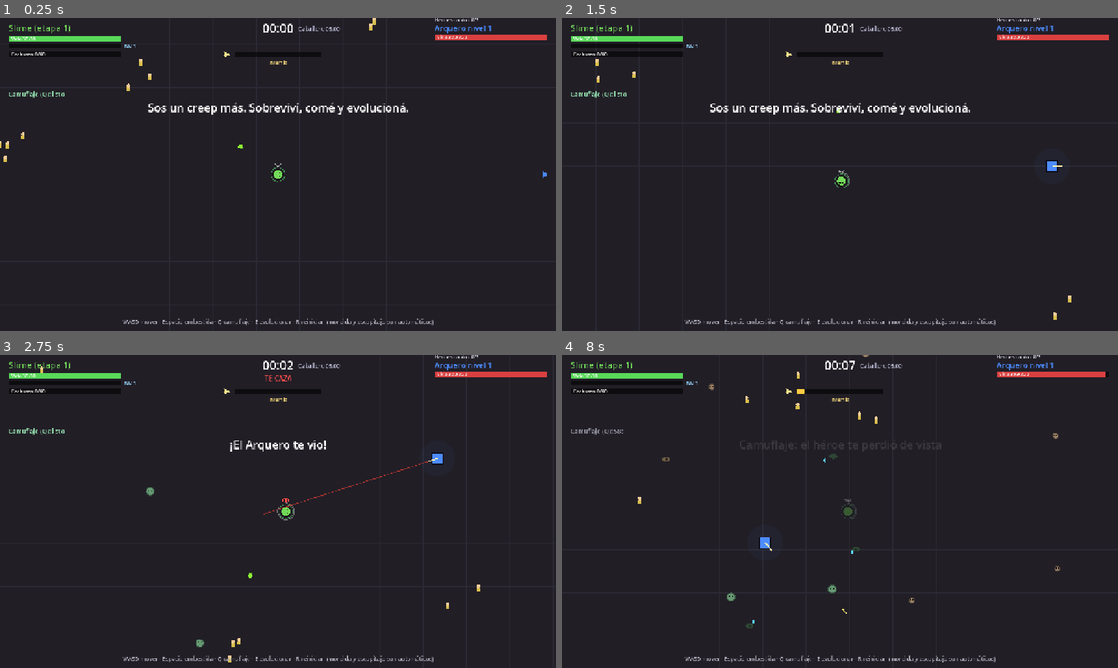
Above: before the commit, frames 1-4 (two rows, left to right).
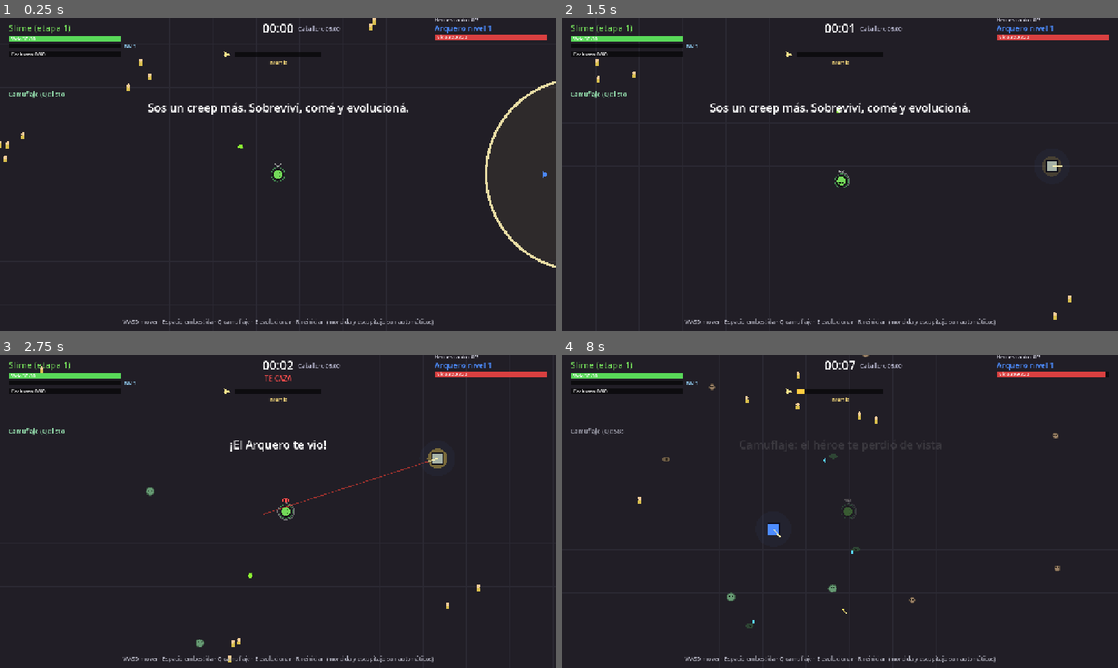
Above: after the commit, the same moments.

Repository: FedeOsorio/survive-the-hero
Game: Godot game, scene res://scenes/main.tscn
Same seed, same stepped clock (60 frames per second), same inputs: the game is played once before the commit and once after it.
Inputs (mouse positions are in pixels of both pictures, inside the frame that each line leads up to):
- Up to frame 1 (0.25 s): no input
- Up to frame 2 (1.5 s): move the mouse to (962, 158) at 0.52 s; hold D (move_right) 0.53-1.28 s; tap Space (dash) at 0.6, 1.35 s; click (962, 158) at 0.67 s; move the mouse to (728, 190) at 1.27 s; hold S (move_down) from 1.28 s (still down)
- Up to frame 3 (2.75 s): move the mouse to (333, 442) at 2.02 s; release S (move_down) at 2.03 s; hold D (move_right) from 2.03 s (still down); tap E (evolve) at 2.1 s; tap Space (dash) at 2.3 s
- Up to frame 4 (8 s): move the mouse to (812, 574) at 2.77 s; release D (move_right) at 2.78 s; hold W (move_up) 2.78-3.53 s; tap 1 (pick_1) at 2.85 s; click (812, 574) at 2.92 s; tap Space (dash) at 3.05, 3.8, 4.55, 5.3, 6.05, 6.8, 7.35 s; move the mouse to (1006, 558) at 3.52 s; hold A (move_left) 3.53-5.03 s; tap 2 (pick_2) at 3.6 s; move the mouse to (673, 464) at 4.27 s; tap 3 (pick_3) at 4.35 s; move the mouse to (867, 511) at 5.02 s; hold S (move_down) 5.03-5.78 s; tap Q (stealth) at 5.1 s; click (867, 511) at 5.17 s; move the mouse to (756, 433) at 5.77 s; hold D (move_right) 5.78-6.53 s; tap Shift at 5.85 s; move the mouse to (962, 495) at 6.52 s; hold W (move_up) 6.53-7.28 s; tap L at 6.6 s; move the mouse to (728, 527) at 7.27 s; hold D (move_right) from 7.28 s (still down); click (728, 527) at 7.42 s

The runs differ from the first frame. In frame 1, 0.4% of the frame differs, in the area x 87-100%, y 20-80%; in frame 2, 0.1%; in frame 3, 0.1%; in frame 4, 0.2%.

Commit message:
Tanda 06-f: tope de horda, gemas y cadáveres; llegada segura del héroe

Diff:
--- a/scripts/balance.gd
+++ b/scripts/balance.gd
@@ -187,6 +187,10 @@
 const HORDE_IDLE_DIST := 120.0 # sin héroes vivos, la horda te sigue a esta distancia
 const HERO_ARRIVAL_WARNING := 5.0 # banner y portal antes de que llegue
 const HERO_NEXT_AFTER_KILL := 60.0 # si matás a uno, el siguiente llega a más tardar en estos segundos
+const HERO_ARRIVAL_WAVE_RADIUS := 300.0 # onda sagrada al llegar: mata a los menores, empuja a brutos y élites
+const HERO_ARRIVAL_SHIELD := 3.0 # segundos invulnerable al llegar (brilla dorado)
+const HERO_GEM_PILE_EVERY := 0.3 # cada cuánto recalcula el mejor montón de gemas
+const HERO_GEM_PILE_LOOK := 40 # cuántas gemas cercanas mira para elegir montón
 const HERO_PORTAL_MIN := 600.0 # distancia del portal a vos
 const HERO_PORTAL_MAX := 900.0
 const HEROES := [
@@ -253,7 +257,10 @@
 		"range": 260.0, "shot_cooldown": 2.2, "shot_damage": 4.0},
 	"bruto": {"hp": 60.0, "speed": 60.0, "dps": 14.0, "radius": 16.0, "xp": 5.0, "biomass": 5.0, "color": Color(0.6, 0.3, 0.3)},
 }
-const MAX_MINIONS := 300
+const MAX_MINIONS := 180
+const MAX_MINIONS_NO_HERO := 60 # sin héroes vivos no aparecen más (los que están te siguen)
+const MAX_GEMS := 150 # al pasarse, desaparece la más vieja
+const MAX_CORPSES := 120 # al pasarse, desaparece el más viejo (los corazones no)
 const CORPSE_LIFETIME := 20.0
 const GEM_LIFETIME := 25.0
 const SPAWN_MIN_DIST := 650.0
--- a/scripts/events.gd
+++ b/scripts/events.gd
@@ -91,7 +91,7 @@
 # --- Oleadas -----------------------------------------------------------------
 
 func _room() -> int:
-	return maxi(B.MAX_MINIONS - world.minions.size(), 0)
+	return maxi(world.minion_cap() - world.minions.size(), 0)
 
 
 ## Una fila ancha de ratas sale de un costado y corre hacia el héroe.
--- a/scripts/hero.gd
+++ b/scripts/hero.gd
@@ -26,6 +26,9 @@
 var _aim := Vector2.RIGHT
 var _fire_t := 0.0
 var _think_t := 0.0
+var _pile_t := 0.0 # hasta recalcular el mejor montón de gemas
+var _pile = null
+var shield_t := 0.0 # invulnerable al llegar
 var _flash := 0.0
 var _hurt := 0.0
 var _level_fx := 0.0
@@ -90,6 +93,8 @@
 func _process(delta: float) -> void:
 	if not world.running:
 		return
+	shield_t = maxf(shield_t - delta, 0.0)
+	_pile_t -= delta
 	_update_sight(delta)
 	if status.stunned():
 		_aim_windup = 0.0
@@ -306,7 +311,10 @@
 		elif sight == Sight.SEARCH or (world.alarm_t > 0.0 and not hunting):
 			seek = B.ALARM_GEM_RADIUS
 			pull = B.ALARM_GEM_PULL
-		var gem = _best_gem_pile(seek)
+		if _pile_t <= 0.0 or not is_instance_valid(_pile) or position.distance_to(_pile.position) > seek:
+			_pile_t = B.HERO_GEM_PILE_EVERY
+			_pile = _best_gem_pile(seek)
+		var gem = _pile if is_instance_valid(_pile) else null
 		if gem != null:
 			steer += (gem.position - position).normalized() * pull
 
@@ -417,17 +425,20 @@
 
 
 ## La gema a menos de "seek" con más XP alrededor (HERO_GEM_CLUSTER_RADIUS),
-## dividida por (distancia + HERO_GEM_DIST_BIAS).
+## dividida por (distancia + HERO_GEM_DIST_BIAS). Mira solo las HERO_GEM_PILE_LOOK más cercanas.
 func _best_gem_pile(seek: float):
 	var near: Array = []
 	for g in world.gems:
 		if position.distance_to(g.position) < seek:
 			near.append(g)
+	if near.size() > B.HERO_GEM_PILE_LOOK:
+		near.sort_custom(func(a, b): return position.distance_squared_to(a.position) < position.distance_squared_to(b.position))
+		near.resize(B.HERO_GEM_PILE_LOOK)
 	var best = null
 	var best_score := 0.0
 	for g in near:
 		var xp_sum := 0.0
-		for o in world.gems:
+		for o in near:
 			if g.position.distance_to(o.position) < B.HERO_GEM_CLUSTER_RADIUS:
 				xp_sum += o.xp
 		var score: float = xp_sum / (position.distance_to(g.position) + B.HERO_GEM_DIST_BIAS)
@@ -516,7 +527,7 @@
 
 
 func take_damage(amount: float, from_player: bool, melee := false, tick := false) -> void:
-	if hp <= 0.0:
+	if hp <= 0.0 or shield_t > 0.0:
 		return
 	if from_player:
 		status.log_damage(amount, melee)
@@ -555,6 +566,10 @@
 		draw_line(Vector2.ZERO, _aim_locked * B.HERO_RANGE, Color(1, 0.25, 0.2, 0.55), 2.0)
 	if _roll_t > 0.0:
 		body = Color(body, 0.45)
+	if shield_t > 0.0:
+		var glow := 0.35 + 0.25 * sin(shield_t * 12.0)
+		draw_circle(Vector2.ZERO, radius + 9.0, Color(1.0, 0.85, 0.3, glow))
+		body = body.lerp(Color(1.0, 0.85, 0.3), 0.5)
 	draw_rect(Rect2(Vector2(-radius, -radius), Vector2(radius, radius) * 2.0), Color(0.05, 0.05, 0.1))
 	draw_rect(Rect2(Vector2(-radius + 2, -radius + 2), Vector2(radius - 2, radius - 2) * 2.0), body)
 	draw_line(Vector2.ZERO, _aim * (radius + 10.0), Color(1, 0.95, 0.7), 3.0)
--- a/scripts/heroes.gd
+++ b/scripts/heroes.gd
@@ -20,6 +20,8 @@
 var _escape_t := -1.0 # escapando al amanecer: todo lo demás queda en pausa
 var history: Array = [] # {name, arrive, arrive_level, died, died_level, escaped}
 var _early_at := -1.0 # si matás a uno, el siguiente se adelanta a este segundo
+var wave_fx := 0.0 # onda sagrada de llegada
+var _wave_pos := Vector2.ZERO
 
 
 func _ready() -> void:
@@ -87,6 +89,7 @@
 		return
 	if get_tree().paused:
 		return
+	wave_fx = maxf(wave_fx - delta, 0.0)
 	var t: float = world.elapsed
 	for h in list:
 		_best_level = maxi(_best_level, h.level)
@@ -157,12 +160,31 @@
 	h.position = pos
 	world.add_entity(h)
 	h.setup(B.HEROES[_next], arrival_level(_next))
+	h.shield_t = B.HERO_ARRIVAL_SHIELD
+	_arrival_wave(pos)
 	if _next > 0:
 		world.hud.banner("Llegó %s %s (nv %d): %s" % [h.article, h.title, h.level, h.powers.summary()])
 	history.append({"name": h.title, "arrive": world.elapsed, "arrive_level": h.level, "died": -1.0, "died_level": 0, "escaped": false})
 	list.append(h)
 	_next += 1
 	_early_at = -1.0
+
+
+## Onda sagrada al llegar: mata a los creeps menores cerca del portal (dejan
+## cadáver y gema) y empuja a brutos y élites hasta HERO_ARRIVAL_WAVE_RADIUS.
+func _arrival_wave(pos: Vector2) -> void:
+	var r := B.HERO_ARRIVAL_WAVE_RADIUS
+	for m in world.minions.duplicate():
+		var to_m: Vector2 = m.position - pos
+		if to_m.length() >= r:
+			continue
+		if m.elite or m.type_name == "bruto":
+			var dir := to_m.normalized() if to_m.length() > 0.01 else Vector2.RIGHT
+			m.position = pos + dir * r
+		else:
+			world.on_minion_killed(m)
+	wave_fx = 0.4
+	_wave_pos = pos
 
 
 func on_hero_killed(h) -> void:
@@ -188,6 +210,10 @@
 		for h in list:
 			draw_rect(Rect2(h.position + Vector2(-18, -700), Vector2(36, 720)), Color(1.0, 0.9, 0.45, 0.2 + 0.4 * k))
 			draw_circle(h.position, 30.0, Color(1.0, 0.95, 0.6, 0.3 + 0.4 * k))
+	if wave_fx > 0.0:
+		var wr := B.HERO_ARRIVAL_WAVE_RADIUS * (1.0 - wave_fx / 0.4 * 0.7)
+		draw_circle(_wave_pos, wr, Color(1.0, 0.9, 0.5, 0.15 * wave_fx / 0.4))
+		draw_arc(_wave_pos, wr, 0.0, TAU, 48, Color(1.0, 0.95, 0.7, 0.9), 6.0)
 	if not _portal_open:
 		return
 	var k := clampf(1.0 - (next_arrival() - world.elapsed) / B.HERO_ARRIVAL_WARNING, 0.0, 1.0)
--- a/scripts/infamy.gd
+++ b/scripts/infamy.gd
@@ -86,8 +86,7 @@
 	c.holy_mutations = B.CAPTAIN_HEART_MUTATIONS if p.captain else 1
 	c.value = 0.0
 	c.radius = 12.0
-	world.corpses.append(c)
-	world.add_entity(c)
+	world.add_corpse(c)
 	p.queue_free()
 
 
--- a/scripts/main.gd
+++ b/scripts/main.gd
@@ -133,7 +133,7 @@
 	_spawn_accum += B.spawns_per_second(minute) * delta
 	while _spawn_accum >= 1.0:
 		_spawn_accum -= 1.0
-		if minions.size() < B.MAX_MINIONS:
+		if minions.size() < minion_cap():
 			spawn_minion(B.pick_minion_type(minute, rng))
 
 	_civilian_t -= delta
@@ -233,8 +233,7 @@
 	corpse.value = B.CIVILIAN_BIOMASS
 	corpse.radius = 9.0
 	corpse.color = Color(0.95, 0.8, 0.6)
-	corpses.append(corpse)
-	_entities.add_child(corpse)
+	add_corpse(corpse)
 	c.queue_free()
 
 
@@ -246,7 +245,7 @@
 		m.queue_free()
 		return
 	kills += 1
-	if player.rank("carronia") > 0 and not m.elite and raised_count < B.RAISE_MAX and minions.size() < B.MAX_MINIONS \
+	if player.rank("carronia") > 0 and not m.elite and raised_count < B.RAISE_MAX and minions.size() < minion_cap() \
 			and m.position.distance_to(player.position) < B.RAISE_RADIUS:
 		var z = spawn_minion(m.type_name, false, m.position)
 		z.max_hp = m.max_hp
@@ -259,8 +258,7 @@
 	c.heart = m.elite
 	c.radius = m.radius
 	c.color = m.color
-	corpses.append(c)
-	_entities.add_child(c)
+	add_corpse(c)
 
 	var g = Gem.new()
 	g.world = self
@@ -268,7 +266,25 @@
 	g.xp = m.xp
 	gems.append(g)
 	_entities.add_child(g)
+	if gems.size() > B.MAX_GEMS:
+		remove_gem(gems[0])
 	m.queue_free()
+
+
+## Horda viva máxima: menor si no hay héroes vivos (nadie la mata).
+func minion_cap() -> int:
+	return B.MAX_MINIONS if heroes.list.size() > 0 else B.MAX_MINIONS_NO_HERO
+
+
+## Agrega un cadáver; si hay más de MAX_CORPSES se va el más viejo que no sea corazón.
+func add_corpse(c) -> void:
+	corpses.append(c)
+	add_entity(c)
+	if corpses.size() > B.MAX_CORPSES:
+		for old in corpses:
+			if not old.heart and not old.holy:
+				remove_corpse(old)
+				break
 
 
 func remove_corpse(c) -> void:
Not shown, changed: README.md
